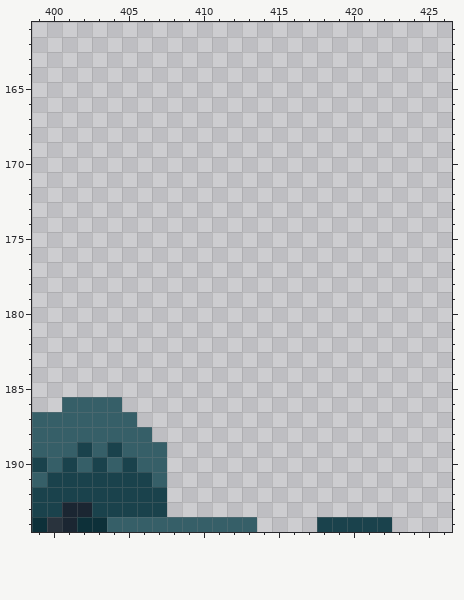
One commit to this pixel-art file: assets/maps/tilemap.aseprite. Above is the file before it was changed.
600x600 pixels, 1 frame. Shown: x 399..426, y 161..194.
New version:
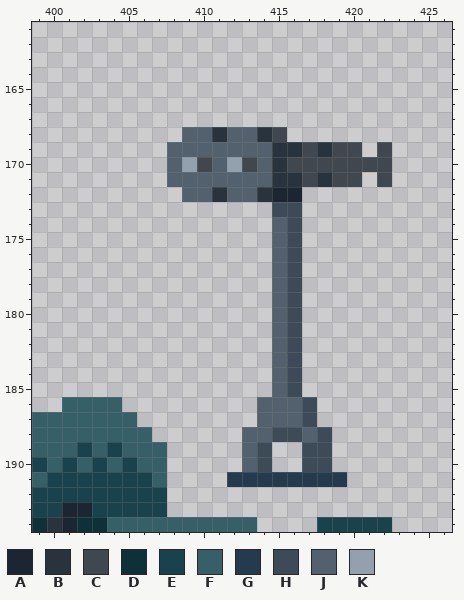
Palette (. is transparent): A #1b2632  B #29333d  C #40474e  D #0d3039  E #1a424c  F #365f68  G #243b4e  H #3d4b58  J #53616e  K #93a1ae
From old to new:
Layer "tiles":
y 168: x 409..415 ....... -> JJBJJBC
y 169: x 408..420 ............. -> JJJJJJJBBCBCC; x 422 . -> C
y 170: x 408..422 ............... -> JKCJKCJBCCCCCCC
y 171: x 408..420 ............. -> JJJJJJJBBCBCC; x 422 . -> C
y 172: x 409..416 ........ -> JJBJJBAA
y 173: x 415..416 .. -> HH
y 174..185: x 415..416 .. -> JH
y 186..187: x 414..417 .... -> JJJH
y 188: x 413..418 ...... -> JJHHJH
y 189..190: x 413..414 .. -> JH; x 417..418 .. -> HH
y 191: x 412..419 ........ -> GGGGGGGG
Pixel boxes of the changes (left, top, right, bottom) in both pictures:
added: (167, 127, 392, 487)
